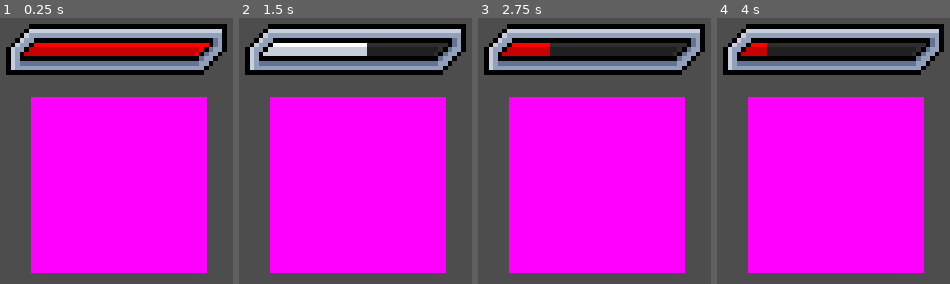
Above: before the commit, frames 1-4 (left to right).
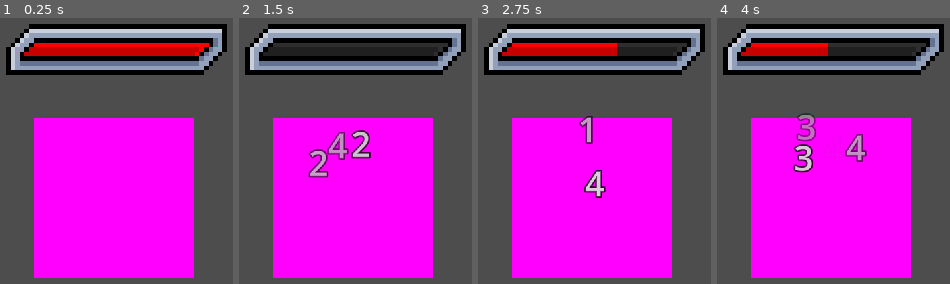
Above: after the commit, the same moments.

Repository: UrtziCM/dice-away
Game: Godot game, scene res://Scenes/Debug/testing_sceme.tscn
The game is run twice, just before and just after one commit, with the same random seed, the same clock (stepped at 60 frames per second) and the same inputs. The project has no main scene, so this scene is started directly.
Inputs (mouse positions are in pixels of both pictures, inside the frame that each line leads up to):
- Up to frame 1 (0.25 s): no input
- Up to frame 2 (1.5 s): tap Enter (ui_accept) at 0.5, 0.6, 0.77, 1.07, 1.35 s; move the mouse to (outside the picture) at 0.52 s; click (outside the picture) at 0.67 s; move the mouse to (404, 198) at 1.27 s; click (404, 198) at 1.42 s
- Up to frame 3 (2.75 s): tap Enter (ui_accept) at 1.52, 1.82, 2.1 s; move the mouse to (outside the picture) at 2.02 s; click (outside the picture) at 2.17 s
- Up to frame 4 (4 s): move the mouse to (outside the picture) at 2.77 s; tap Enter (ui_accept) at 2.85, 3.02, 3.32, 3.6, 3.77 s; click (outside the picture) at 2.92 s; move the mouse to (outside the picture) at 3.52 s; click (outside the picture) at 3.67 s

The runs differ from the first frame. In frame 1, 11% of the frame differs, in the area x 13-89%, y 29-98%; in frame 2, 15%, in the area x 10-89%, y 9-98%; in frame 3, 14%; in frame 4, 14%.

Commit message:
wip: implement shop

Diff:
--- a/Scenes/Debug/testing_sceme.tscn
+++ b/Scenes/Debug/testing_sceme.tscn
@@ -30,6 +30,10 @@
 [node name="InputHandler" type="Node" parent="Game"]
 script = ExtResource("4_t6o6p")
 
+[node name="ShopHandler" type="Node" parent="Game"]
+
+[node name="Shop" type="CanvasLayer" parent="Game/ShopHandler"]
+
 [node name="UIHandler" type="Node" parent="Game"]
 script = ExtResource("5_8ebux")
 
@@ -50,9 +54,9 @@
 
 [node name="EnemyTextureRect" type="TextureRect" parent="Game/UIHandler/UI"]
 material = SubResource("ShaderMaterial_j4mdg")
-offset_left = 57.0
-offset_top = 96.0
-offset_right = 233.0
-offset_bottom = 272.0
+offset_left = 60.0
+offset_top = 117.0
+offset_right = 220.0
+offset_bottom = 277.0
 texture = SubResource("PlaceholderTexture2D_fqfnm")
 stretch_mode = 5
--- a/Systems/MainGameHandler.gd
+++ b/Systems/MainGameHandler.gd
@@ -42,10 +42,13 @@
 
 		#--# UI Updates #--#
 		UIHandler.update_current_score(score_target, current_score)
+		UIHandler.show_damage_done(result_of_this_throw)
+
 	if throws_left <= 0:
 		if current_score <= 0:
 			bet_won.emit(current_score)
 			## Send to shop
+			await get_tree().create_timer(1).timeout
 			## Get next score target
 			current_level += 1
 			score_target = ScoreHandler.get_score_target_at_level(current_level)
@@ -61,6 +64,7 @@
 			bet_lost.emit()
 			print("lose")
 			## Make restart UI appear
+			UIHandler.show_restart_menu()
 	#############################
 	post_result_calculation.emit(result_of_last_throw, result_of_this_throw, throws_left)
 
--- a/Systems/UI/UIHandler.gd
+++ b/Systems/UI/UIHandler.gd
@@ -8,6 +8,8 @@
 	"TargetScoreHealthBar": UILayer.get_node("TargetScoreHealthBar"),
 	"EnemyTexture": UILayer.get_node("EnemyTextureRect"),
 }
+
+var DAMAGE_LABEL_SETTINGS = preload("res://Systems/UI/damage_label_settings.tres")
 
 func _process(delta):
 	pass
@@ -39,10 +41,34 @@
 	UIElements["TargetScoreHealthBar"].value = score / max_score
 
 func update_current_score(max_score: float, score: float):
-	if score > 0:
+	if true:#score > 0:
 		var health_tween = create_tween()
 		health_tween.set_ease(Tween.EASE_OUT)
 		health_tween.set_trans(Tween.TRANS_CIRC)
 		health_tween.tween_property(UIElements["TargetScoreHealthBar"], "value", score / max_score ,0.75)
 		_flash_health(0.75)
 		_flash_enemy(0.75)
+
+func show_damage_done(number):
+	if not number is String:
+		number = str(number)
+
+	var label = Label.new()
+	UIElements["EnemyTexture"].add_child(label)
+	label.position = Vector2(randi_range(25,100),randi_range(25,100))
+	label.text = number
+	label.label_settings = DAMAGE_LABEL_SETTINGS
+
+	var fade_damage_tween: Tween = create_tween()
+	fade_damage_tween.set_trans(Tween.TRANS_SINE)
+	var move_damage_tween: Tween = create_tween()
+	move_damage_tween.set_trans(Tween.TRANS_SINE)
+	move_damage_tween.set_ease(Tween.EASE_OUT)
+
+	fade_damage_tween.tween_property(label,"modulate",Color.TRANSPARENT,2)
+	move_damage_tween.tween_property(label,"position",label.position + Vector2.UP * 64,2)
+
+
+
+func show_restart_menu():
+	pass
--- /dev/null
+++ b/Systems/UI/damage_done_label.tscn
@@ -0,0 +1,12 @@
+[gd_scene load_steps=2 format=3 uid="uid://b3vv66ydc2cp4"]
+
+[sub_resource type="LabelSettings" id="LabelSettings_kr8ww"]
+font_size = 36
+
+[node name="DamageDoneLabel" type="Label"]
+offset_right = 32.0
+offset_bottom = 49.0
+text = "0"
+label_settings = SubResource("LabelSettings_kr8ww")
+horizontal_alignment = 1
+vertical_alignment = 1
--- /dev/null
+++ b/Systems/UI/damage_label_settings.tres
@@ -0,0 +1,6 @@
+[gd_resource type="LabelSettings" format=3 uid="uid://dil41wdqh3atf"]
+
+[resource]
+font_size = 32
+outline_size = 8
+outline_color = Color(0, 0, 0, 1)
